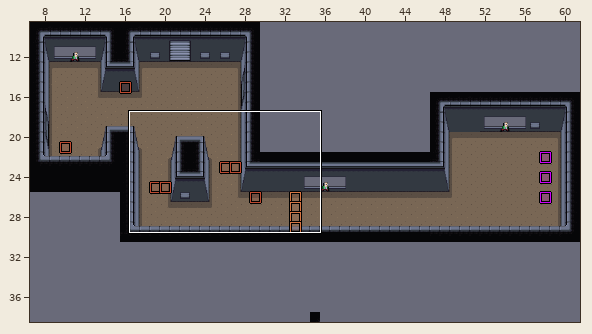
An edit to a level. LDtk project, assets/ldtk/test.ldtk. Above, an overview of the earlier version with the close-up marked.
Close-up. Before the edit:
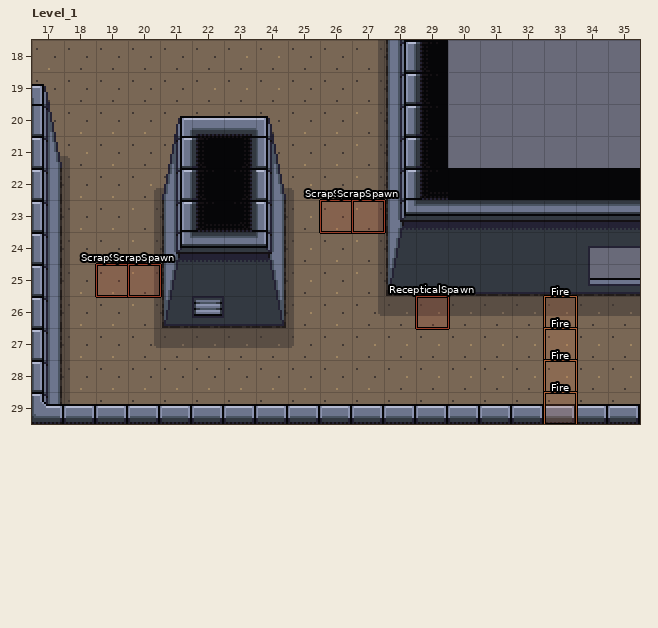
Cells are 16x16 px. Shown: Level_1 x 17..35, y 18..29. The commit also changed other parts of the map, which this record leaves out.
Once edited:
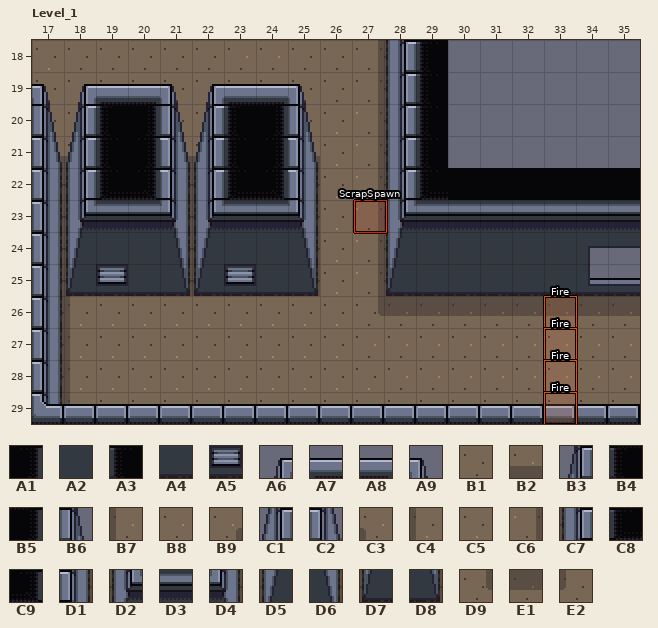
Key: from "Tileset2": A1 32, A2 34, A3 41, A4 50, A5 61, A6 75, A7 76, A8 77, A9 78, B1 84, B2 90, B3 91, B4 92, B5 93, B6 94, B7 98, B8 100, B9 106, C1 107, C2 110, C3 111, C4 114, C5 116, C6 119, C7 123, C8 124, C9 125, D1 126, D2 139, D3 140, D4 142, D5 155, D6 158, D7 171, D8 174, D9 186, E1 187, E2 191.
__ is an empty cell, ## one hidden under a higher layer.
Objects are placed by their top-left corner, in cells (3,4 is the top-left corner of cell 3,4); size is 1x1 cell unless given.
Tiles replaced or removed in this view: A1, A2, A3, A4, A5, A6, A7, A8, A9, B1, B2, B3, B4, B5, B6, B7, B8, B9, C1, C2, C3, C4, C5, C6, C7, C8, C9, D1, D2, D3, D4, D5, D6, D7, D8, D9, E1, E2.
Changes in this commit:
Changed rows in their new state; .. is an unchanged cell.
Layer "Ground":
first column x 18:
19 .. .. .. .. B1 B1 B1 ..
20 B1 .. .. .. .. ## ## B1
21 B2 ## ## B2 B2 .. ## B2
22 C7 C8 C9 D1 C7 C8 C9 D1
23 D2 D3 D3 D4 D2 D3 D3 D4
24 D5 A2 A2 D6 D5 A2 A2 D6
25 D7 A5 A4 D8 D7 A5 A4 D8
26 .. .. C5 C5 C5 C5 C5 C5
27 .. .. C5 C5 C5 C5 C5 C5
Layer "Entities":
changed: "RecepticalSpawn" rectangle at 29,26 -> outside this view
removed: "ScrapSpawn" rectangle at 19,25
removed: "ScrapSpawn" rectangle at 26,23
removed: "ScrapSpawn" rectangle at 20,25
Layer "Top":
first column x 18:
19 A6 A7 A8 A9 A6 A7 A8 A9
20 B3 B4 B5 B6 B3 B4 B5 B6
21 C1 A3 A1 C2 C1 A3 A1 C2
22 .. .. .. __ __ __ __ ..
